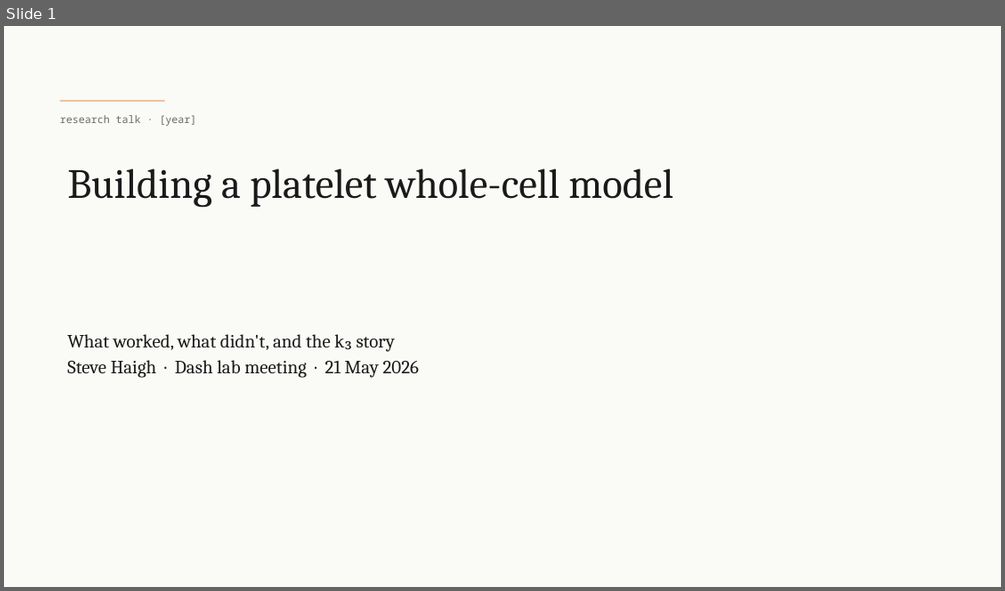
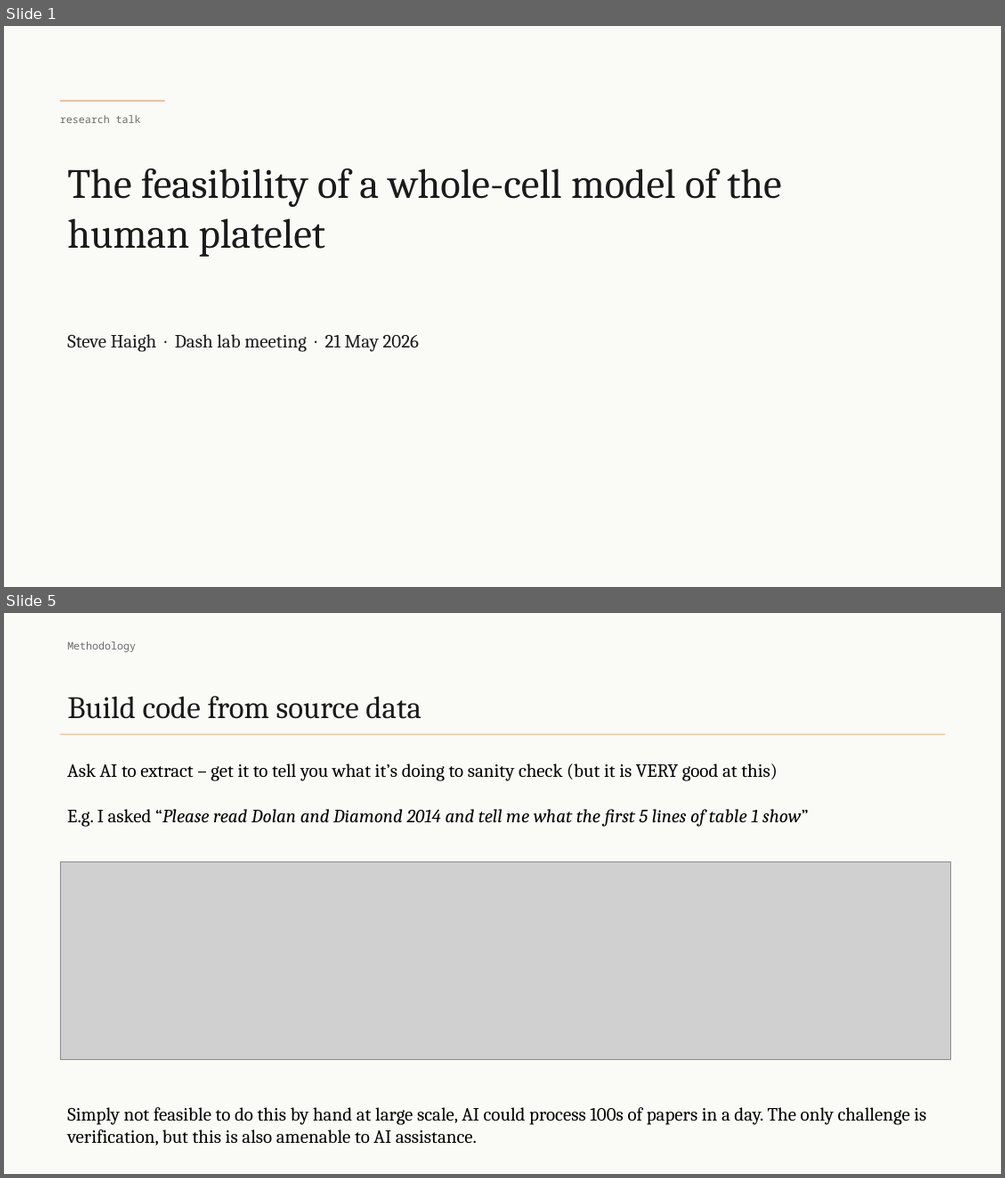
Before and after one commit to stevehaigh/platelet-wcm, a slide deck: reports/decks/lab-meeting-2026-05-14.pptx. Shown one above the other, each under a label of ours: slide 1 before the commit, slides 1 and 5 after it; the slides between them are not shown. The pictures are 1005x591 and 1005x1178 pixels, drawn with LibreOffice and Linux fonts; fonts in the diff are those of the drawing; grey boxes stand for pictures. Boxes give left, top, right and bottom in pixels: in the first picture for what was removed or moved away, otherwise in the second. Text is boxed around its words. In the diff, an @@ line names an element or a change of style, - is before the commit and + after.

```diff
--- a/reports/decks/lab-meeting-2026-05-14.pptx
+++ b/reports/decks/lab-meeting-2026-05-14.pptx
@@ slide 5 added at (4,613,1001,1174), background #FAFAF7 @@
@@ text added at (67,641,136,652), 10 pt, text #6B6B6B @@
+Methodology
@@ title added at (67,696,421,719), 30 pt, text #1A1A1A @@
+Build code from source data
@@ line added from (60, 734) to (945, 734), #D55E00 0.5 pt @@
@@ text added at (67,763,808,827), 18 pt, text #000000 @@
+Ask AI to extract – get it to tell you what it’s doing to sanity check (but it is VERY good at this)
+E.g. I asked “Please read Dolan and Diamond 2014 and tell me what the first 5 lines of table 1 show”
@@ picture added at (60,861,951,1060) @@
@@ text added at (67,1107,926,1145), 18 pt, text #000000 @@
+Simply not feasible to do this by hand at large scale, AI could process 100s of papers in a day. The only challenge is verification, but this is also amenable to AI assistance.
@@ slide 1 changed as well @@
@@ text at (60,115,141,123): text changed @@
-research talk · [year]
+research talk
@@ title at (67,168,782,257): text changed @@
-Building a platelet whole-cell model
+The feasibility of a whole-cell model of the human platelet
@@ text at (67,334,395,352): paragraph removed @@
-What worked, what didn't, and the k₃ story
```
Also in this commit, not shown: 4 other slides changed, 6 other slides added, 3 slides removed, 2 other files.
